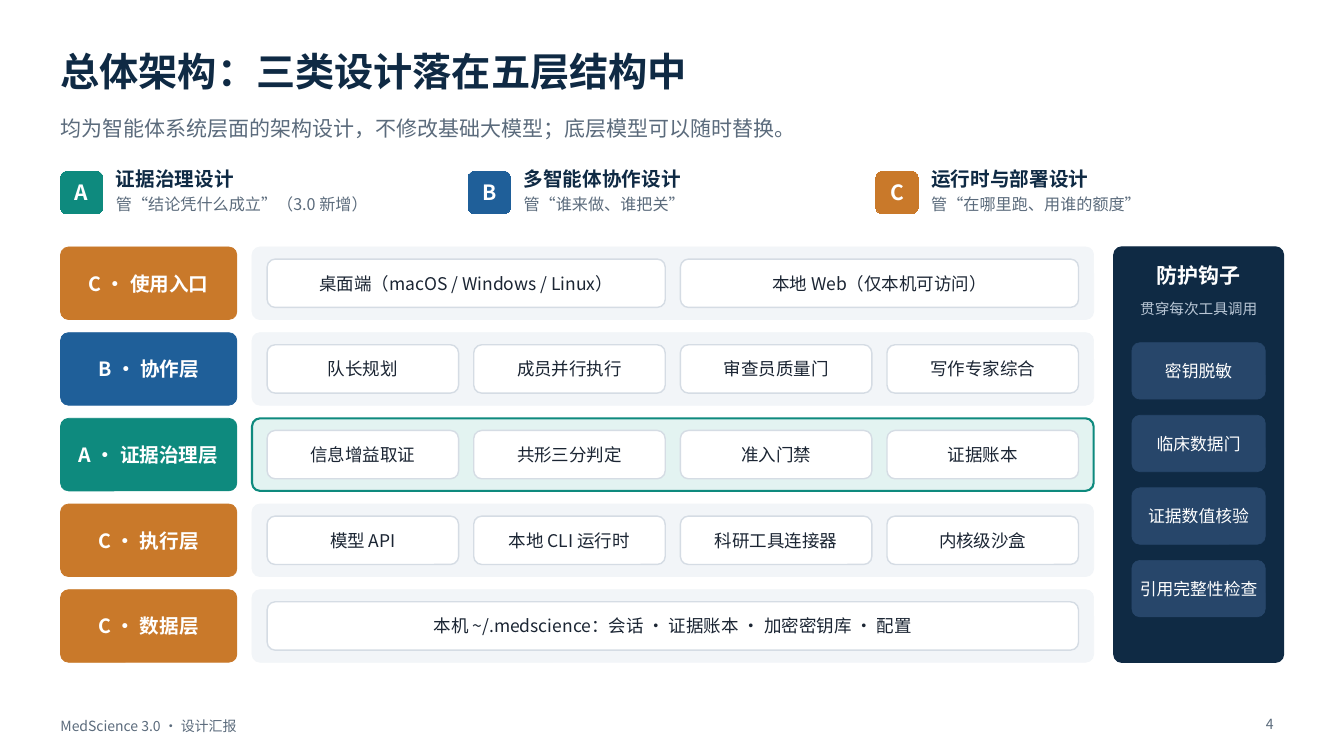
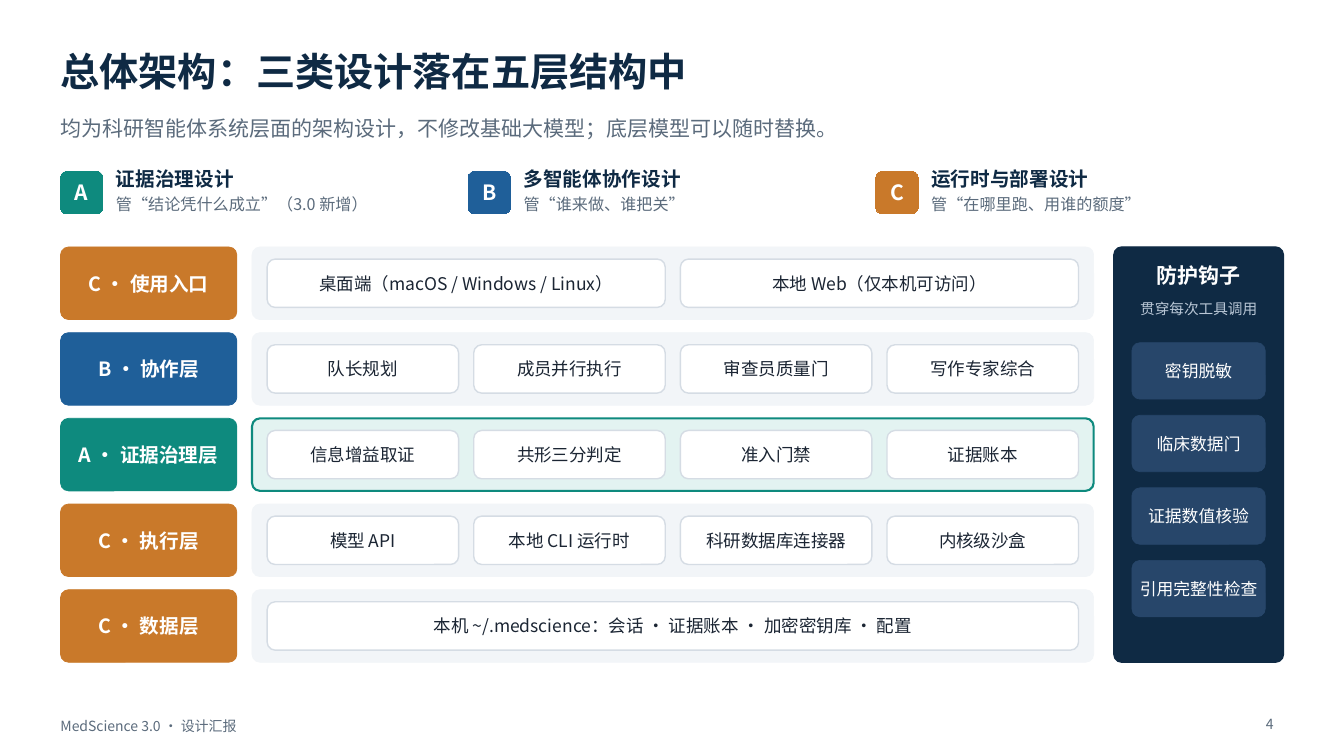
Before and after one commit to BenjaminDuo/MedScience, a slide deck: slide 4 of docs/presentation/MedScience-3.0-设计汇报.pptx. Drawn at 1344x756 pixels with LibreOffice and Linux fonts; fonts in the diff are those of the drawing. Boxes give left, top, right and bottom in pixels: in the first picture for what was removed or moved away, otherwise in the second. Text is boxed around its words. In the diff, an @@ line names an element or a change of style, - is before the commit and + after.

```diff
--- a/docs/presentation/MedScience-3.0-设计汇报.pptx
+++ b/docs/presentation/MedScience-3.0-设计汇报.pptx
@@ text at box(60, 118, 837, 139): text changed @@
-均为智能体系统层面的架构设计，不修改基础大模型；底层模型可以随时替换。
+均为科研智能体系统层面的架构设计，不修改基础大模型；底层模型可以随时替换。
@@ text in rounded rectangle at box(706, 532, 846, 549): text changed @@
-科研工具连接器
+科研数据库连接器
```
Also in this commit, not shown: 6 other slides changed, 3 other files.
